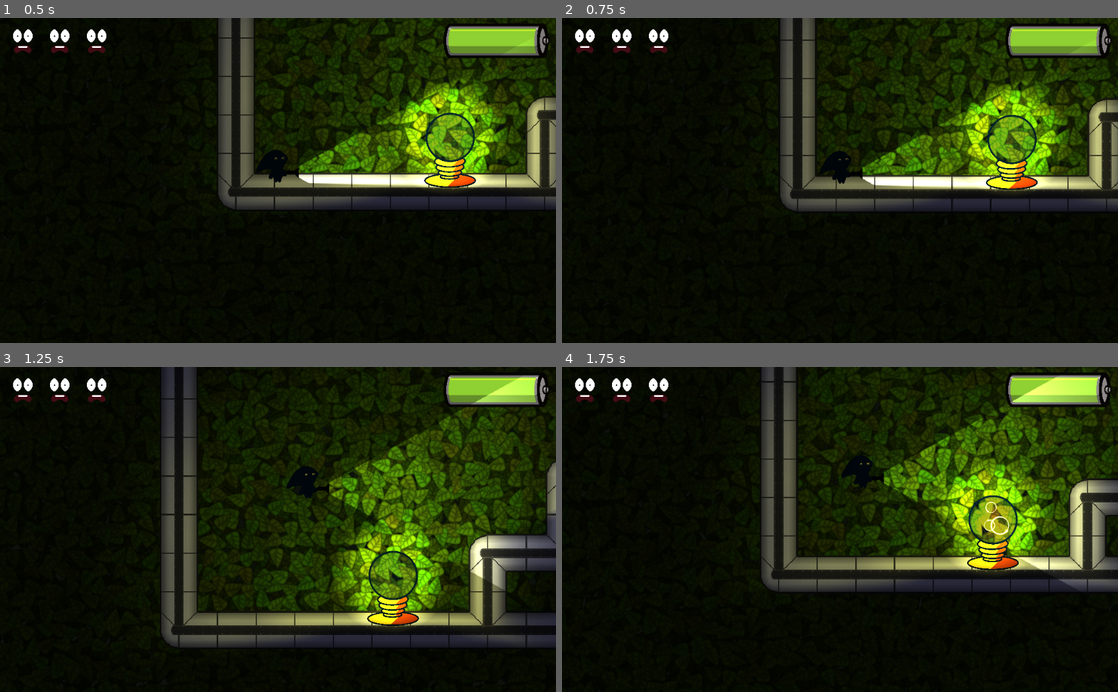
Above: before the commit, frames 1-4 (two rows, left to right).
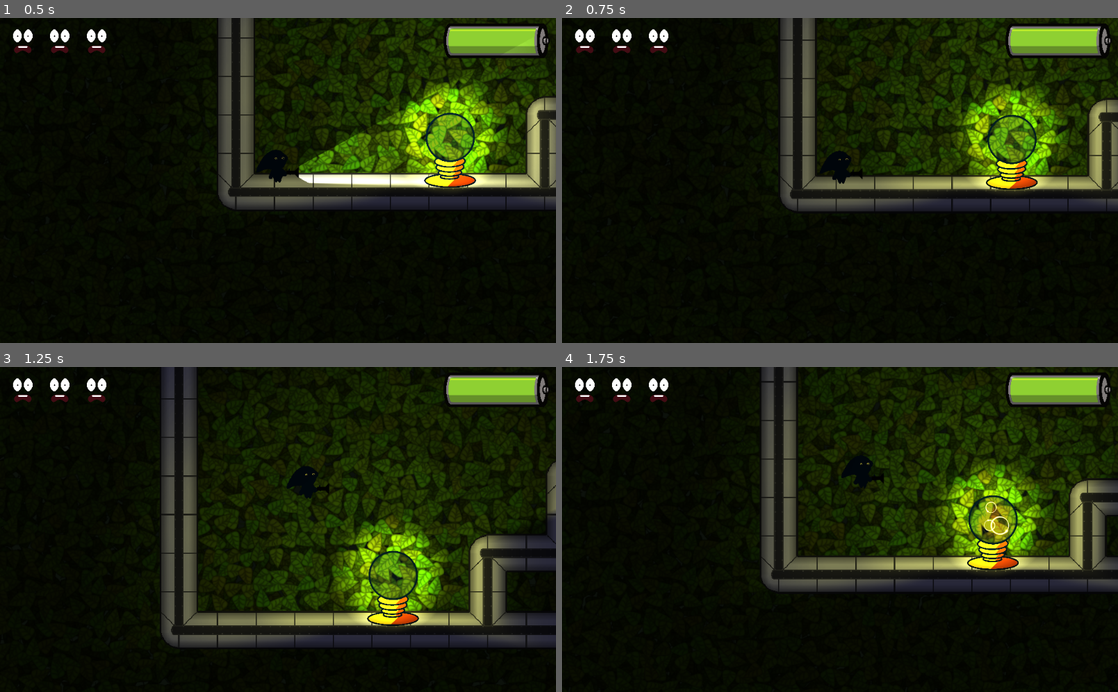
Above: after the commit, the same moments.

Repository: TeamKebab/GodotWildJam38
Game: Godot game, scene res://levels/game_levels/level_01.tscn
Same seed, same stepped clock (60 frames per second), same inputs: the game is played once before the commit and once after it. Sound files missing from this copy of the repository are replaced by a short silence.
Inputs (mouse positions are in pixels of both pictures, inside the frame that each line leads up to):
- Up to frame 1 (0.5 s): no input
- Up to frame 2 (0.75 s): tap Enter at 0.5 s; move the mouse to (962, 164) at 0.52 s; hold Right (ui_right) from 0.53 s (still down); tap R at 0.6 s; click (962, 164) at 0.67 s
- Up to frame 3 (1.25 s): keep holding Right (ui_right); tap Up (ui_up) at 0.77 s
- Up to frame 4 (1.75 s): keep holding Right (ui_right); move the mouse to (728, 545) at 1.27 s; tap R at 1.35 s; tap Up (ui_up) at 1.52 s

Frame 1 is identical in both runs. In frame 2, 4.6% of the frame differs, in the area x 54-97%, y 18-53%; in frame 3, 9.4%, in the area x 59-100%, y 3-69%; in frame 4, 9.3%.

Commit message:
fix flashlight autostart

Diff:
--- a/src/game/game.gd
+++ b/src/game/game.gd
@@ -29,6 +29,7 @@
 
 var player: KinematicBody2D
 var player_camera: Camera2D
+var flashlight_on = true
 
 onready var scene_loader = $SceneLoader
 
--- a/src/player/light/light.gd
+++ b/src/player/light/light.gd
@@ -15,8 +15,11 @@
 	timer.connect("timeout", self, "_on_timer_timeout")
 	Game.connect("battery_out", self, "_on_battery_out")
 
-	if light.enabled:
-		timer.start()
+	light.enabled = Game.flashlight_on
+	detection_area.enabled = Game.flashlight_on
+
+	if !Game.flashlight_on:
+		timer.paused = true
 
 
 func _input(event):
@@ -32,19 +35,24 @@
 
 
 func _toggle() -> void:
-	if not light.enabled and Game.battery == 0:
+	_turn_on(!Game.flashlight_on)
+
+
+func _turn_on(value: bool) -> void:
+	if value and Game.battery == 0:
 		turn_off_sound.play()
 		return
 
-	light.enabled = !light.enabled
-	detection_area.enabled = light.enabled
+	Game.flashlight_on = value
 
-	if light.enabled:
+	light.enabled = Game.flashlight_on
+	detection_area.enabled = Game.flashlight_on
+	timer.paused =  !Game.flashlight_on
+
+	if Game.flashlight_on:
 		turn_on_sound.play()
-		timer.start()
 	else:
 		turn_off_sound.play()
-		timer.stop()
 
 
 func _on_body_lit(body: PhysicsBody2D) -> void:
--- a/src/player/light/light.tscn
+++ b/src/player/light/light.tscn
@@ -36,6 +36,7 @@
 
 [node name="Timer" type="Timer" parent="."]
 wait_time = 0.1
+autostart = true
 
 [node name="Sprite" type="Sprite" parent="."]
 position = Vector2( -1, 1 )
